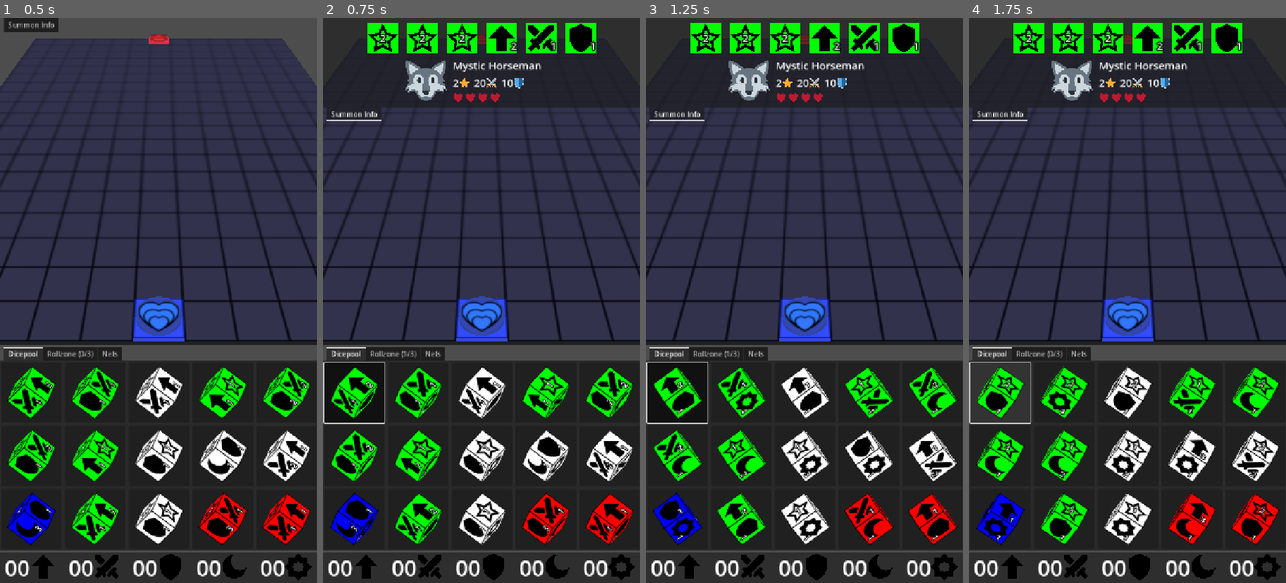
Above: before the commit, frames 1-4 (left to right).
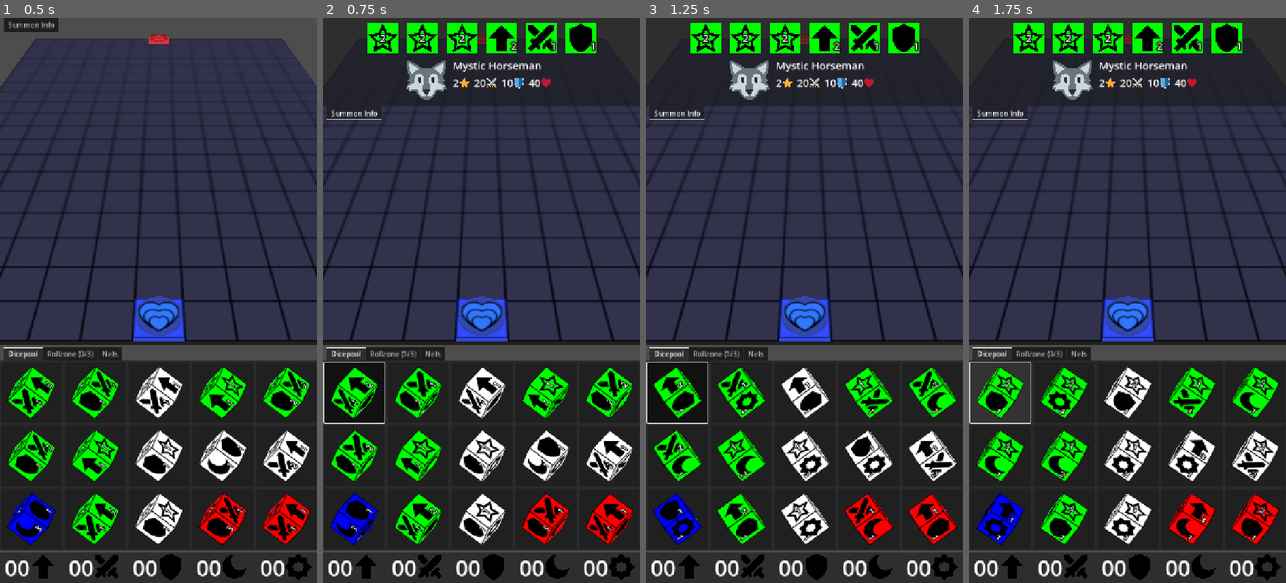
Above: after the commit, the same moments.

Repository: francocurotto/DDMre
Game: Godot game, scene res://scenes/duel.tscn
The game is run twice, just before and just after one commit, with the same random seed, the same clock (stepped at 60 frames per second) and the same inputs.
Inputs (mouse positions are in pixels of both pictures, inside the frame that each line leads up to):
- Up to frame 1 (0.5 s): no input
- Up to frame 2 (0.75 s): click (354, 390) at 0.52 s
- Up to frame 3 (1.25 s): no input
- Up to frame 4 (1.75 s): click (1000, 390) at 1.27 s

Frame 1 is identical in both runs. In frame 2, 0.6% of the frame differs, in the area x 0-100%, y 7-19%; in frame 3, 0.6%; in frame 4, 0.6%.

Commit message:
remove hearts as health indicator

Diff:
--- a/source/scenes/dungobj/summon/summon.gd
+++ b/source/scenes/dungobj/summon/summon.gd
@@ -17,35 +17,35 @@
 		$Body/Icon2.texture = load("res://assets/SUMMON_%s.svg" % type)
 		$SummonOverhead.visible = type != "ITEM"
 
-@export_range(0, 50, 10) var original_attack : int = 0 :
+@export_range(0, 50, 10) var original_attack : int = 10 :
 	set(_original_attack):
 		original_attack = _original_attack
 		attack = original_attack
 		$SummonOverhead.set_attack(original_attack, attack)
 
-@export_range(0, 50, 10) var original_defense : int = 0 :
+@export_range(0, 50, 10) var original_defense : int = 10 :
 	set(_original_defense):
 		original_defense = _original_defense
 		defense = original_defense
 		$SummonOverhead.set_defense(original_defense, defense)
 
-@export_range(0, 60, 10) var original_health : int = 0 :
+@export_range(0, 60, 10) var original_health : int = 10 :
 	set(_original_health):
 		original_health = _original_health
 		health = original_health
 		$SummonOverhead.set_health(original_health, health)
 
-@export_range(0, 90, 10) var attack : int = 0 :
+@export_range(0, 90, 10) var attack : int = 10 :
 	set(_attack):
 		attack = _attack
 		$SummonOverhead.set_attack(original_attack, attack)
 
-@export_range(0, 90, 10) var defense : int = 0 :
+@export_range(0, 90, 10) var defense : int = 10 :
 	set(_defense):
 		defense = _defense
 		$SummonOverhead.set_defense(original_defense, defense)
 
-@export_range(0, 60, 10) var health : int = 0 :
+@export_range(0, 60, 10) var health : int = 10 :
 	set(_health):
 		health = _health
 		$SummonOverhead.set_health(original_health, health)
--- a/source/scenes/dungobj/summon/summon.tscn
+++ b/source/scenes/dungobj/summon/summon.tscn
@@ -37,4 +37,4 @@
 texture = ExtResource("2_05ifw")
 
 [node name="SummonOverhead" parent="." instance=ExtResource("3_fwims")]
-transform = Transform3D(1, 0, 0, 0, 1, 0, 0, 0, 1, 0, 1.099, 0)
+transform = Transform3D(1, 0, 0, 0, 1, 0, 0, 0, 1, 0, 0.86, 0)
--- a/source/scenes/dungobj/summon/summon_overhead/overhead_side/overhead_attr/overhead_attr.gd
+++ b/source/scenes/dungobj/summon/summon_overhead/overhead_side/overhead_attr/overhead_attr.gd
@@ -2,7 +2,7 @@
 extends Node3D
 
 #region export variables
-@export_enum("ATTACK", "DEFENSE")
+@export_enum("ATTACK", "DEFENSE", "HEALTH")
 var attr : String = "ATTACK" :
 	set(_attr):
 		attr = _attr
--- a/source/scenes/dungobj/summon/summon_overhead/overhead_side/overhead_attr/overhead_attr.tscn
+++ b/source/scenes/dungobj/summon/summon_overhead/overhead_side/overhead_attr/overhead_attr.tscn
@@ -7,12 +7,15 @@
 script = ExtResource("1_fmxq2")
 
 [node name="AttrIcon" type="Sprite3D" parent="."]
-pixel_size = 0.0004
+transform = Transform3D(1, 0, 0, 0, 1, 0, 0, 0, 1, -0.0500558, 0, 0)
+pixel_size = 0.0002
 double_sided = false
 texture = ExtResource("1_q1fgw")
 region_rect = Rect2(0, 96.61, 0, 0)
 
 [node name="AttrValue" type="Label3D" parent="."]
-transform = Transform3D(1, 0, 0, 0, 1, 0, 0, 0, 1, 0.2, 0, 0)
+transform = Transform3D(1, 0, 0, 0, 1, 0, 0, 0, 1, 0.05, 0, 0)
 double_sided = false
 text = "10"
+font_size = 16
+outline_size = 6
--- a/source/scenes/dungobj/summon/summon_overhead/overhead_side/overhead_health/overhead_health.gd
+++ /dev/null
@@ -1,37 +0,0 @@
-@tool
-extends Node3D
-
-#region constants
-const PIXEL_SIZE = 0.0004
-#endregion
-
-#region public variables
-var alpha : float = 1.0 :
-	set(_alpha):
-		alpha = _alpha
-		for heart in get_children():
-			heart.modulate.a = alpha
-#endregion
-
-#region private functions
-func set_value(original_health, health):
-	# remove previous hearts
-	for icon in get_children():
-		icon.queue_free()
-	@warning_ignore("integer_division")
-	for i in original_health/10:
-		var icon = create_icon()
-		@warning_ignore("integer_division")
-		if i <= (health/10)-1:
-			icon.texture = load("res://assets/ATTR_HEALTH.svg")
-		else:
-			icon.texture = load("res://assets/ATTR_NOHEALTH.svg")
-		add_child(icon)
-		icon.position.x = 0.2*i
-
-func create_icon():
-	var icon = Sprite3D.new()
-	icon.pixel_size = PIXEL_SIZE
-	icon.double_sided = false
-	return icon
-#endregion
--- a/source/scenes/dungobj/summon/summon_overhead/overhead_side/overhead_health/overhead_health.tscn
+++ /dev/null
@@ -1,7 +0,0 @@
-[gd_scene load_steps=2 format=3 uid="uid://bvlppx1lylo27"]
-
-[ext_resource type="Script" uid="uid://hbusmvyb5bqh" path="res://scenes/dungobj/summon/summon_overhead/overhead_side/overhead_health/overhead_health.gd" id="1_arv4e"]
-
-[node name="OverheadHealth" type="Node3D"]
-script = ExtResource("1_arv4e")
-alpha = null
--- a/source/scenes/dungobj/summon/summon_overhead/overhead_side/overhead_side.tscn
+++ b/source/scenes/dungobj/summon/summon_overhead/overhead_side/overhead_side.tscn
@@ -1,17 +1,17 @@
-[gd_scene load_steps=4 format=3 uid="uid://b36vbybb8y43w"]
+[gd_scene load_steps=3 format=3 uid="uid://b36vbybb8y43w"]
 
 [ext_resource type="Script" uid="uid://b2njvlh622whd" path="res://scenes/dungobj/summon/summon_overhead/overhead_side/overhead_side.gd" id="1_8o1ho"]
 [ext_resource type="PackedScene" uid="uid://b6yse5bixoxr" path="res://scenes/dungobj/summon/summon_overhead/overhead_side/overhead_attr/overhead_attr.tscn" id="1_483au"]
-[ext_resource type="PackedScene" uid="uid://bvlppx1lylo27" path="res://scenes/dungobj/summon/summon_overhead/overhead_side/overhead_health/overhead_health.tscn" id="2_me84a"]
 
 [node name="OverheadSide" type="Node3D"]
 script = ExtResource("1_8o1ho")
 
 [node name="Attack" parent="." instance=ExtResource("1_483au")]
+transform = Transform3D(1, 0, 0, 0, 1, 0, 0, 0, 1, -0.21, 0, 0)
 
 [node name="Defense" parent="." instance=ExtResource("1_483au")]
-transform = Transform3D(1, 0, 0, 0, 1, 0, 0, 0, 1, 0.4, 0, 0)
 attr = "DEFENSE"
 
-[node name="Health" parent="." instance=ExtResource("2_me84a")]
-transform = Transform3D(1, 0, 0, 0, 1, 0, 0, 0, 1, 0, -0.2, 0)
+[node name="Health" parent="." instance=ExtResource("1_483au")]
+transform = Transform3D(1, 0, 0, 0, 1, 0, 0, 0, 1, 0.21, 0, 0)
+attr = "HEALTH"
--- a/source/scenes/dungobj/summon/summon_overhead/summon_overhead.tscn
+++ b/source/scenes/dungobj/summon/summon_overhead/summon_overhead.tscn
@@ -7,7 +7,6 @@
 script = ExtResource("1_dbjac")
 
 [node name="OverheadSide1" parent="." instance=ExtResource("2_liaia")]
-transform = Transform3D(1, 0, 0, 0, 1, 0, 0, 0, 1, -0.3, 0, 0)
 
 [node name="OverheadSide2" parent="." instance=ExtResource("2_liaia")]
-transform = Transform3D(-1, 0, -8.74228e-08, 0, 1, 0, 8.74228e-08, 0, -1, 0.3, 0, 0)
+transform = Transform3D(-1, 0, -8.74228e-08, 0, 1, 0, 8.74228e-08, 0, -1, 0, 0, 0)
--- a/source/scenes/player_gui/info_gui/summon_info/hearts/hearts.gd
+++ /dev/null
@@ -1,23 +0,0 @@
-@tool
-extends HBoxContainer
-
-#region export variables
-@export_range(10, 60, 10) var health : int = 10 :
-	set(_health):
-		health = _health
-		# remove previous hearts
-		for icon in get_children():
-			icon.queue_free()
-		# add hearts
-		@warning_ignore("integer_division")
-		for i in health/10:
-			var icon = create_icon()
-			add_child(icon)
-
-func create_icon():
-	var icon = TextureRect.new()
-	icon.expand_mode = TextureRect.EXPAND_IGNORE_SIZE
-	icon.custom_minimum_size = Vector2(24,24)
-	icon.texture = load("res://assets/ATTR_HEALTH.svg")
-	return icon
-#endregion
--- a/source/scenes/player_gui/info_gui/summon_info/hearts/hearts.tscn
+++ /dev/null
@@ -1,6 +0,0 @@
-[gd_scene load_steps=2 format=3 uid="uid://obk8wbbhgdaj"]
-
-[ext_resource type="Script" uid="uid://dl2ha5mxw1xwj" path="res://scenes/player_gui/info_gui/summon_info/hearts/hearts.gd" id="1_vl53t"]
-
-[node name="Hearts" type="HBoxContainer"]
-script = ExtResource("1_vl53t")
--- a/source/scenes/player_gui/info_gui/summon_info/summon_attr/summon_attr.gd
+++ b/source/scenes/player_gui/info_gui/summon_info/summon_attr/summon_attr.gd
@@ -2,7 +2,7 @@
 extends HBoxContainer
 
 #region export variables
-@export_enum("LEVEL", "ATTACK", "DEFENSE")
+@export_enum("LEVEL", "ATTACK", "DEFENSE", "HEALTH")
 var attr : String = "LEVEL" :
 	set(_attr):
 		attr = _attr
--- a/source/scenes/player_gui/info_gui/summon_info/summon_info.gd
+++ b/source/scenes/player_gui/info_gui/summon_info/summon_info.gd
@@ -8,11 +8,11 @@
 	%Level.value = dice.summon.level
 	%Attack.value = dice.summon.attack
 	%Defense.value = dice.summon.defense
-	%Hearts.health = dice.summon.health
-	# clear attack,defense and hearts if item
+	%Health.value = dice.summon.health
+	# clear attack, defense and health if item
 	var is_item = dice.summon.type == "ITEM"
 	%Attack.visible = not is_item
 	%Defense.visible = not is_item
-	%Hearts.visible = not is_item
+	%Health.visible = not is_item
 	$VBoxContainer.visible = true
 #endregion
--- a/source/scenes/player_gui/info_gui/summon_info/summon_info.tscn
+++ b/source/scenes/player_gui/info_gui/summon_info/summon_info.tscn
@@ -1,10 +1,9 @@
-[gd_scene load_steps=6 format=3 uid="uid://dd0le7od3nqip"]
+[gd_scene load_steps=5 format=3 uid="uid://dd0le7od3nqip"]
 
 [ext_resource type="Script" uid="uid://dj300rw20lrew" path="res://scenes/player_gui/info_gui/summon_info/summon_info.gd" id="1_a1tbk"]
 [ext_resource type="PackedScene" uid="uid://chawlghgqva5o" path="res://scenes/player_gui/info_gui/summon_info/sides_row/sides_row.tscn" id="1_nbd76"]
 [ext_resource type="Texture2D" uid="uid://didfe015s6jye" path="res://assets/SUMMON_DRAGON.svg" id="2_ne7m4"]
 [ext_resource type="PackedScene" uid="uid://cmdfsqfsxoyqt" path="res://scenes/player_gui/info_gui/summon_info/summon_attr/summon_attr.tscn" id="3_wbsye"]
-[ext_resource type="PackedScene" uid="uid://obk8wbbhgdaj" path="res://scenes/player_gui/info_gui/summon_info/hearts/hearts.tscn" id="4_jadcq"]
 
 [node name="SummonInfo" type="MarginContainer"]
 offset_right = 720.0
@@ -57,24 +56,21 @@
 unique_name_in_owner = true
 layout_mode = 2
 value = 4
-original_value = 4
 
 [node name="Attack" parent="VBoxContainer/HBoxContainer/VBoxContainer/HBoxContainer" instance=ExtResource("3_wbsye")]
 unique_name_in_owner = true
 layout_mode = 2
 attr = "ATTACK"
 value = 40
-original_value = 40
 
 [node name="Defense" parent="VBoxContainer/HBoxContainer/VBoxContainer/HBoxContainer" instance=ExtResource("3_wbsye")]
 unique_name_in_owner = true
 layout_mode = 2
 attr = "DEFENSE"
 value = 30
-original_value = 30
 
-[node name="Hearts" parent="VBoxContainer/HBoxContainer/VBoxContainer" instance=ExtResource("4_jadcq")]
+[node name="Health" parent="VBoxContainer/HBoxContainer/VBoxContainer/HBoxContainer" instance=ExtResource("3_wbsye")]
 unique_name_in_owner = true
 layout_mode = 2
-health = 50
-original_health = 50
+attr = "HEALTH"
+value = 50
Not shown, removed: source/scenes/dungobj/summon/summon_overhead/overhead_side/overhead_health/overhead_health.gd.uid
Not shown, removed: source/scenes/player_gui/info_gui/summon_info/hearts/hearts.gd.uid
Not shown, changed: TODO.md
